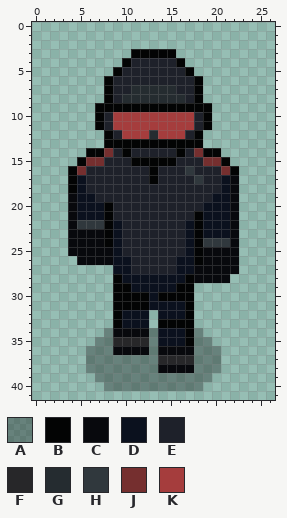
File history of a pixel-art sprite, art/corporation/villains/CorporationSecurity3-run-down-8.png. The picture above is the old version.
The file is 27x42 pixels.
Palette (. is transparent): A #00000050  B #030404  C #08090d  D #0b111e  E #1e212a  F #272729  G #252c30  H #30383d  J #752f2f  K #a53d3d
Pixels before, first column x 4:
 3 .......BBBBB.......
 4 ......BEEEEEB......
 5 .....BEEEEEEEB.....
 6 ....BEEEEEEEEEB....
 7 ....BEEGGGGGEEB....
 8 ....BEGGGGGGGEB....
 9 ...BBBBBBBBBBBBB...
10 ...BEKKKKKKKKKEB...
11 ...BEKKKKKKKKKEB...
12 ....BEKKKGKKKEB....
13 ....BBBBBBBBBBB....
14 ..BBJEBEEEEEBEJBB..
15 .BJJEEEBBBBBEEEJJB.
16 BJEEEEEEEBEEEHEEEJB
17 BDEEEEEEEBEEEEHEEDC
18 BDEEEEEEEEEEEEEEEDC
19 CDDEEEEEEEEEEEEEDDC
20 CDDDBEEEEEEEEEEDDDC
21 CDDDBEEEEEEEEEBDDDC
22 CHHHBDEEEEEEEDBDDDC
23 CCCCBDEEEEEEEDBDDDC
24 CCCCBDEEEEEEEDBHHHC
25 CCCCCDEEEEEEEDBCCCC
26 .CCCCDDEEEEEDDBCCCC
27 .....DDEEEEEDDCCCCC
28 .....BDDDDDDDBCCCC.
29 .....BBDDDDDBB.....
30 .....BBBBDBBBB.....
31 .....BBBBDDDDB.....
32 .....BDDD.DDDB.....
33 .....BDDD.BBBB.....
34 ....ACCCCADDDBA....
35 ...AAFFFFADDDBAA...
36 ..AAACCCCACCCCAAA..
37 ..AAAAAAAAFFFFAAA..
38 ..AAAAAAAACCCCAAA..
39 ...AAAAAAAAAAAAA...
40 ....AAAAAAAAAAA....
After:
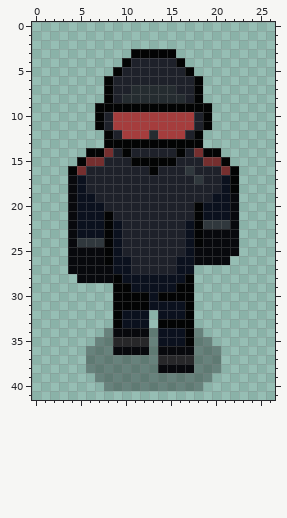
Edits made:
The author changed colour C to colour B in rows 17 to 18 at x 22; in rows 25 to 26 at x 8.
The author changed colour E to colour B in row 20 at x 18.
Colour C now appears in row 26 at x 4; in row 27 at x 4 to 8; in row 28 at x 5 to 8.
The author changed colour B to colour C in rows 17 to 18 at x 4; in rows 25 to 26 at x 18.
The author changed colour D to colour C in row 23 at x 19 to 21.
The author changed colour H to colour C in row 24 at x 19 to 21.
The author changed colour C to colour D in row 23 at x 5 to 7.
The author changed colour H to colour D in row 22 at x 5 to 7.
The author changed colour B to colour E in row 17 at x 13; in row 20 at x 8.
The author changed colour C to colour H in row 24 at x 5 to 7.
The author changed colour D to colour H in row 22 at x 19 to 21.
Colour C is removed in row 26 at x 22; in row 27 at x 18 to 22; in row 28 at x 18 to 21.
Boxes around the changes in both pictures, in picture pixels (x1, y1, x2, y2):
changed: (68, 175, 113, 283)
changed: (149, 175, 158, 184)
changed: (194, 175, 239, 283)
